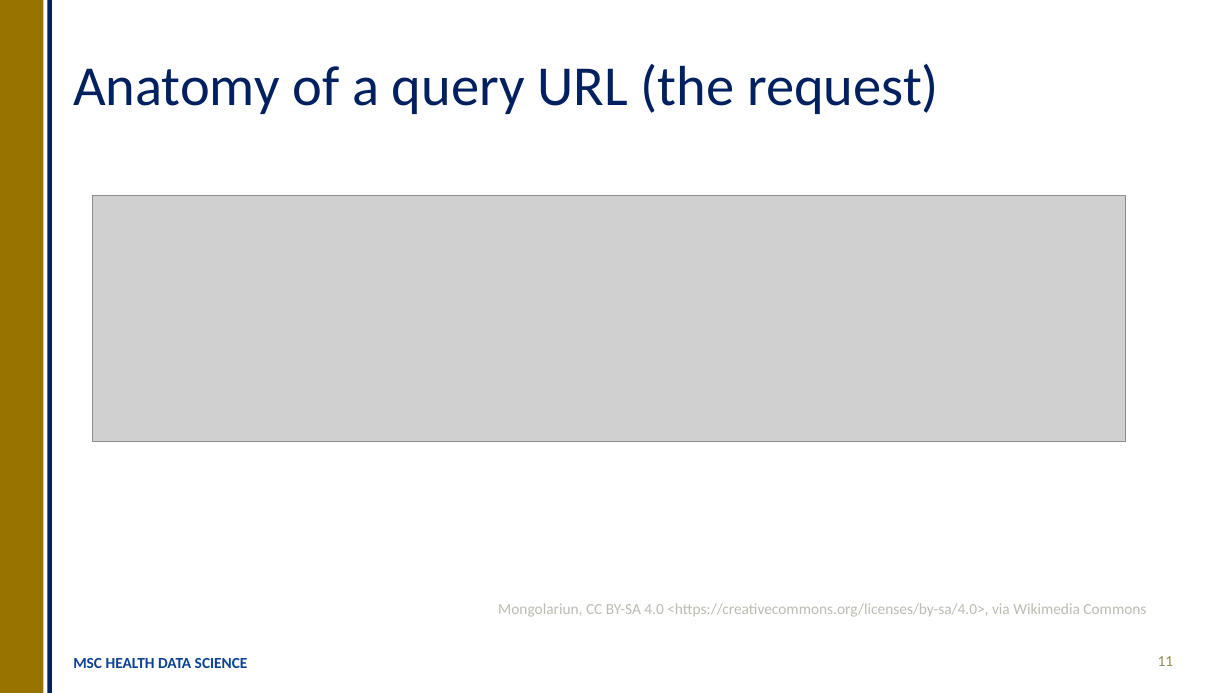
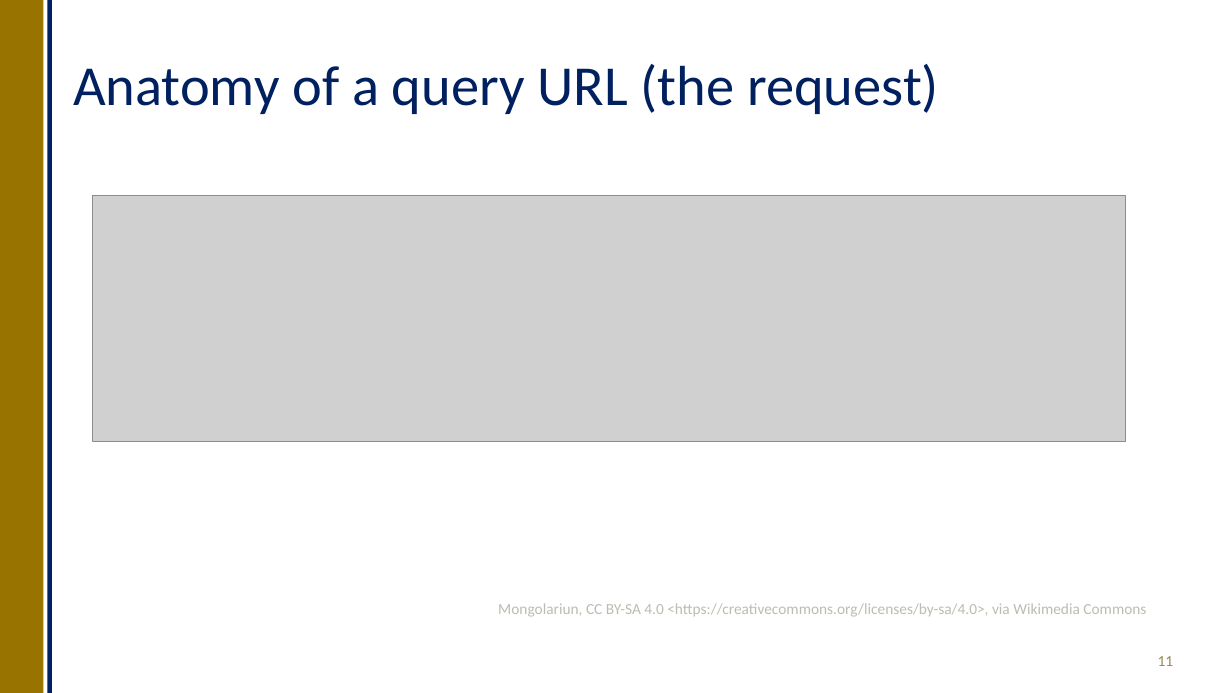
Before and after one commit to OllyButters/HDS-plumber, a slide deck: slide 11 of api_plumber_slides.pptx. Drawn at 1232x693 pixels with LibreOffice and Linux fonts; fonts in the diff are those of the drawing; grey boxes stand for pictures. Boxes give left, top, right and bottom in pixels: in the first picture for what was removed or moved away, otherwise in the second. Text is boxed around its words. In the diff, an @@ line names an element or a change of style, - is before the commit and + after.

```diff
--- a/api_plumber_slides.pptx
+++ b/api_plumber_slides.pptx
@@ text removed at (73, 658, 248, 668) @@
-MSC HEALTH DATA SCIENCE
```
Also in this commit, not shown: 23 other slides changed, 2 slides added, 2 slides removed, 1 other file.
